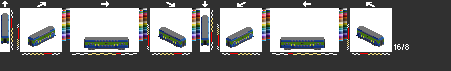
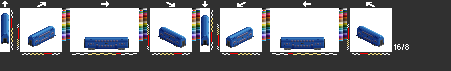
Layered file, before and after one edit (451px x 71px). Changes by layer:
hid "bii1" over [1, 13, 384, 49]
painted on "bii" over [2, 42, 384, 47]
